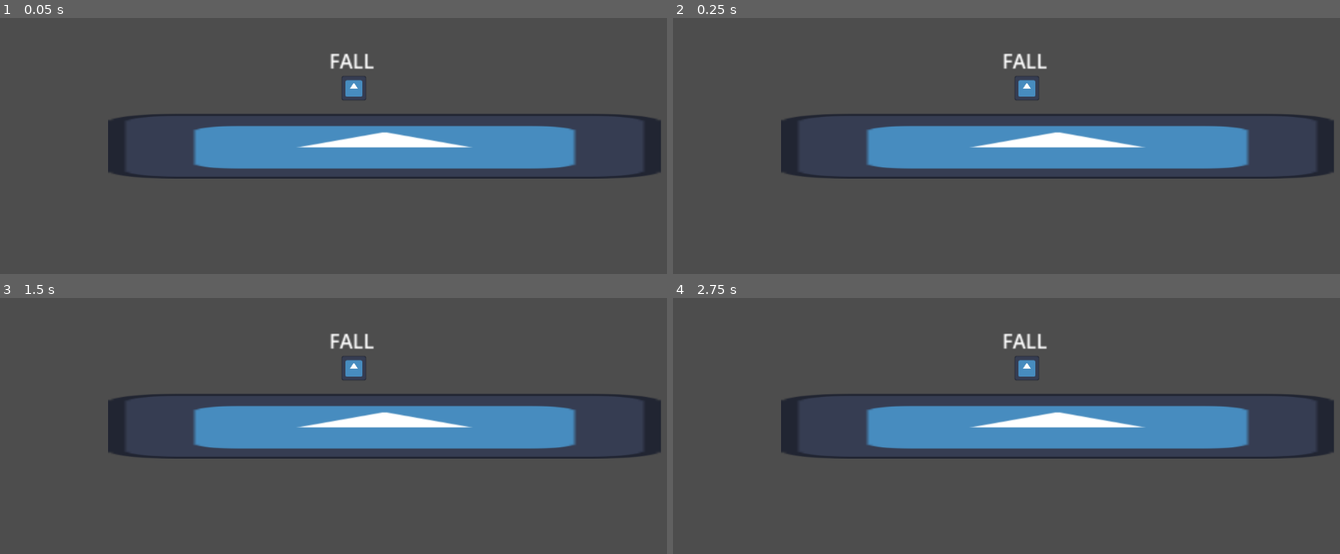
Above: before the commit, frames 1-4 (two rows, left to right).
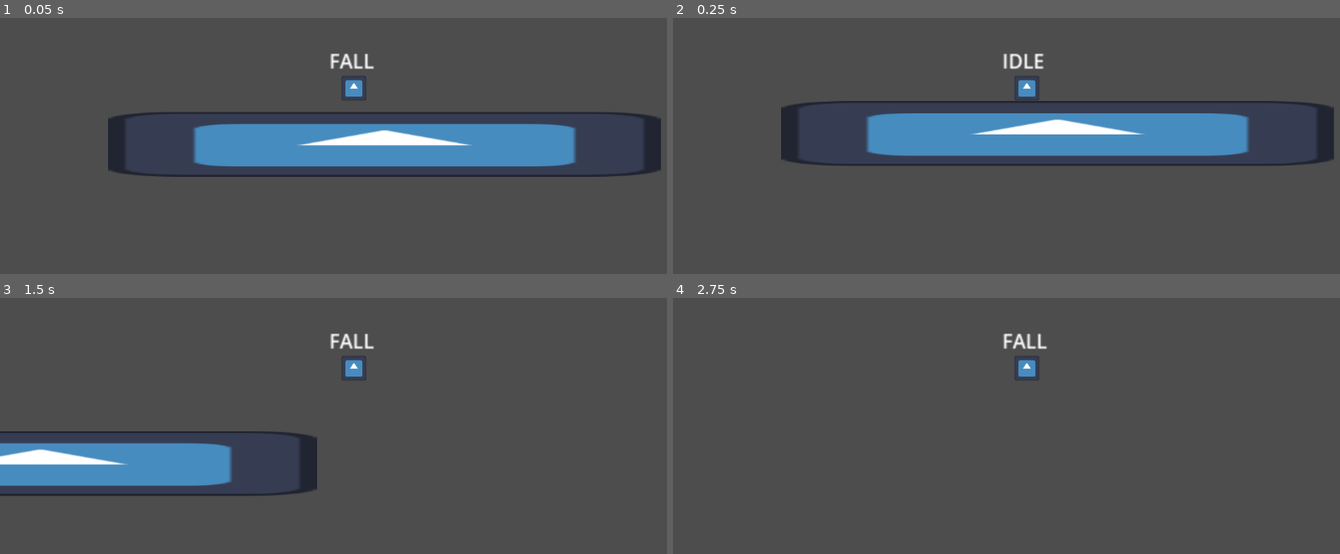
Above: after the commit, the same moments.

Repository: ski-freak/AtniaMania
Game: Godot game, scene res://scenes/environment/world.tscn
Same seed, same stepped clock (60 frames per second), same inputs: the game is played once before the commit and once after it. The project has no main scene, so this scene is started directly. The engine's default icon, where the game draws it, is replaced by a stand-in: a white triangle on a blue panel in a dark square.
Inputs:
- Up to frame 1 (0.05 s): no input
- Up to frame 2 (0.25 s): no input
- Up to frame 3 (1.5 s): tap Enter (ui_accept) at 0.5 s; hold X (Climb) 0.53-1.28 s; hold Right (MoveRight) from 0.53 s (still down); tap Space (Jump) at 0.77 s; tap Z (Dash) at 1.35 s
- Up to frame 4 (2.75 s): tap Space (Jump) at 1.52 s; release Right (MoveRight) at 2.03 s; hold Left (MoveLeft) from 2.03 s (still down); hold X (Climb) from 2.03 s (still down)

The runs differ from the first frame. In frame 1, 3.5% of the frame differs, in the area x 16-100%, y 36-63%; in frame 2, 10%; in frame 3, 19%, in the area x 0-100%, y 37-78%; in frame 4, 12%.

Commit message:
really basic movement done

Diff:
--- /dev/null
+++ b/scenes/entities/player/DASH.gd
@@ -0,0 +1,11 @@
+extends Node
+
+
+# Called when the node enters the scene tree for the first time.
+func _ready() -> void:
+	pass # Replace with function body.
+
+
+# Called every frame. 'delta' is the elapsed time since the previous frame.
+func _process(delta: float) -> void:
+	pass
--- /dev/null
+++ b/scenes/entities/player/DASH.tscn
@@ -0,0 +1,6 @@
+[gd_scene load_steps=2 format=3 uid="uid://du8noopy7b4f5"]
+
+[ext_resource type="Script" uid="uid://bpv0a68q8cwst" path="res://scenes/entities/player/DASH.gd" id="1_xmwri"]
+
+[node name="FALL" type="Node"]
+script = ExtResource("1_xmwri")
--- a/scenes/entities/player/IDLE.gd
+++ b/scenes/entities/player/IDLE.gd
@@ -5,7 +5,7 @@
 	Player.gravity(delta)
 	if Player.movement_input.x != 0:
 		return STATES.MOVE
-	if Player.jump_input == true:
+	if Player.jump_input_actuation == true:
 		return STATES.JUMP
 	if Player.velocity.y >0:
 		return STATES.FALL
--- a/scenes/entities/player/MOVE.gd
+++ b/scenes/entities/player/MOVE.gd
@@ -8,6 +8,6 @@
 		return STATES.IDLE
 	if Player.velocity.y > 0:
 		return STATES.FALL
-	if Player.jump_input: # this is the same as saying if == true
+	if Player.jump_input_actuation: # this is the same as saying if == true
 		return STATES.JUMP
 	return null
--- a/scenes/entities/player/Player.gd
+++ b/scenes/entities/player/Player.gd
@@ -32,10 +32,12 @@
 	player_input()
 	change_state(current_state.update(delta))
 	$Label.text = str(current_state.get_name())
+	move_and_slide()
 	#default_move(delta)
 func gravity(delta):
 	if not is_on_floor():
 		velocity.y += gravity_value * delta
+		print("gravity: " , velocity)
 #func default_move(delta):
 	#if not is_on_floor():
 		#velocity += get_gravity() * delta
--- a/scenes/entities/player/state.gd
+++ b/scenes/entities/player/state.gd
@@ -15,3 +15,5 @@
 		Player.velocity.x = Player.SPEED
 	elif Player.movement_input.x < 0:
 		Player.velocity.x = - Player.SPEED
+	else:
+		Player.velocity.x = 0
Not shown, added: scenes/entities/player/DASH.gd.uid
